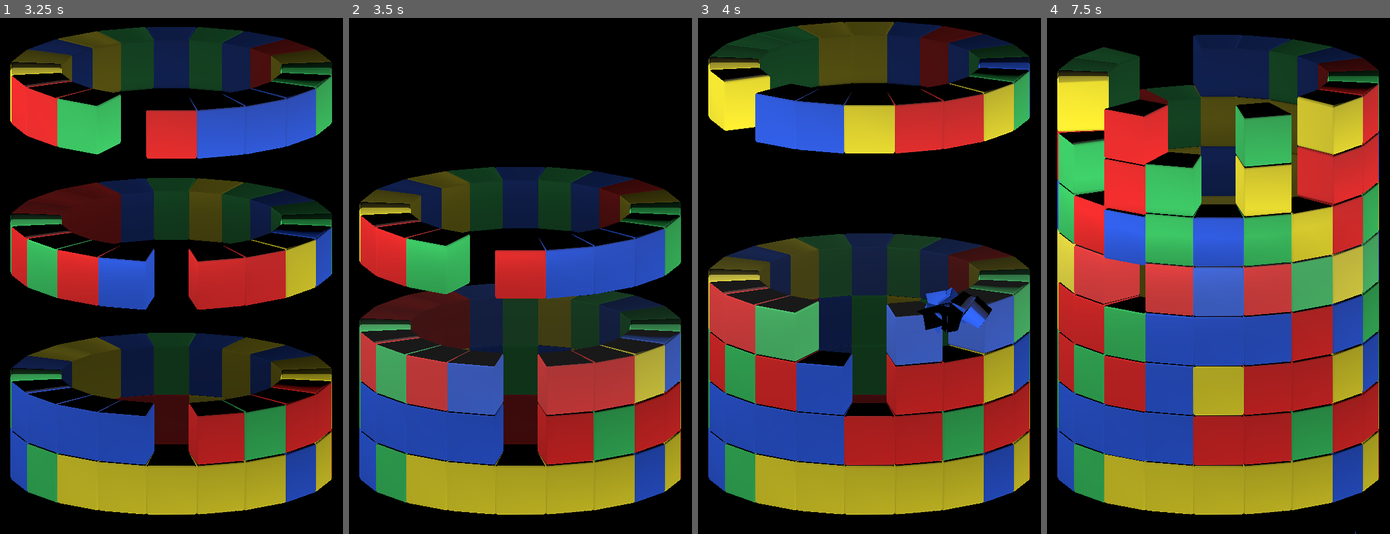
Above: before the commit, frames 1-4 (left to right).
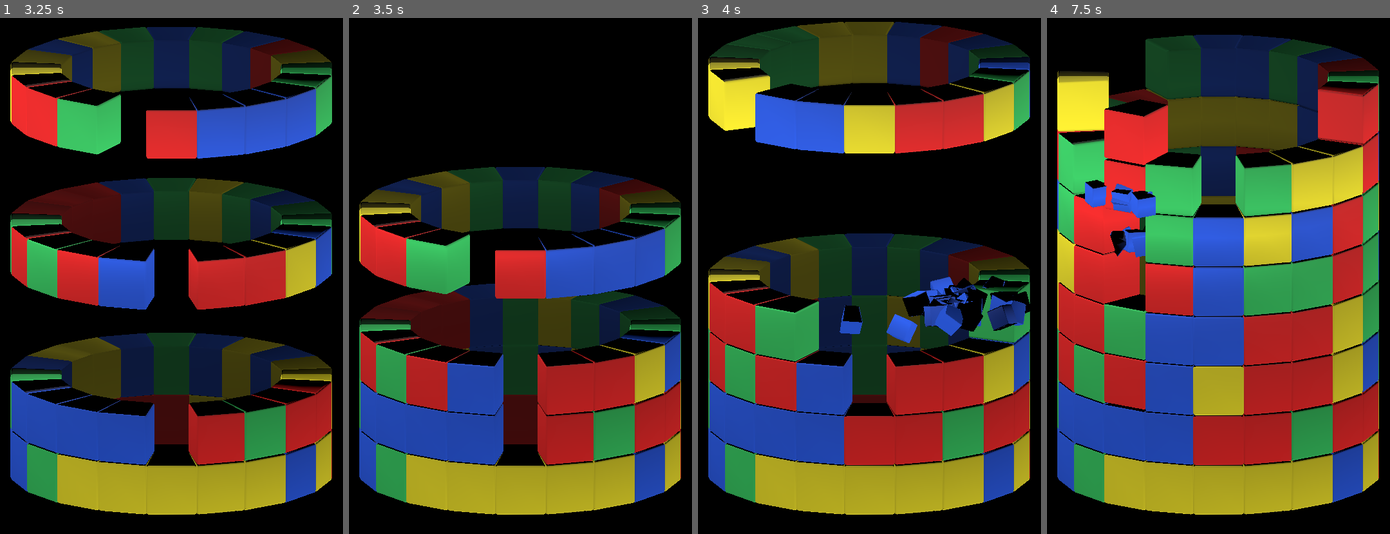
Above: after the commit, the same moments.

Repository: KasaiAi/Rotary
Game: Godot game, scene res://Scenes/level.tscn
The game is run twice, just before and just after one commit, with the same random seed, the same clock (stepped at 60 frames per second) and the same inputs.
Inputs (mouse positions are in pixels of both pictures, inside the frame that each line leads up to):
- Up to frame 1 (3.25 s): tap Enter at 0.5 s; move the mouse to (246, 250) at 0.52 s; hold Right (ui_right) 0.53-1.28 s; click (246, 250) at 0.6 s; tap Space (ui_select) at 0.77, 1.52, 2.75, 3.02 s; move the mouse to (102, 301) at 1.27 s; hold Down (ui_down) 1.28-2.03 s; click (102, 301) at 1.35 s; move the mouse to (205, 162) at 2.02 s; hold Right (ui_right) from 2.03 s (still down); click (205, 162) at 2.1 s; move the mouse to (154, 379) at 2.77 s; click (154, 379) at 2.85 s
- Up to frame 2 (3.5 s): keep holding Right (ui_right)
- Up to frame 3 (4 s): move the mouse to (972, 353) at 3.52 s; release Right (ui_right) at 3.53 s; hold Left (ui_left) from 3.53 s (still down); click (972, 353) at 3.6 s; tap Space (ui_select) at 3.77 s
- Up to frame 4 (7.5 s): move the mouse to (1115, 198) at 4.27 s; click (1115, 198) at 4.35 s; tap Space (ui_select) at 4.52, 6.02, 6.77 s; move the mouse to (1235, 276) at 5.02 s; release Left (ui_left) at 5.03 s; hold Down (ui_down) 5.03-5.78 s; click (1235, 276) at 5.1 s; move the mouse to (1167, 147) at 5.77 s; hold Right (ui_right) from 5.78 s (still down); click (1167, 147) at 5.85 s; move the mouse to (1293, 250) at 6.52 s; click (1293, 250) at 6.6 s; move the mouse to (1149, 301) at 7.27 s; click (1149, 301) at 7.35 s

Frame 1 is identical in both runs. In frame 2, 2.3% of the frame differs, in the area x 3-97%, y 60-77%; in frame 3, 6.1%; in frame 4, 21%, in the area x 3-97%, y 3-100%.

Commit message:
Contiguous cube break implemented (gave up on array; raycasts are my new best friend)

Diff:
--- a/Objects/cell.tscn
+++ b/Objects/cell.tscn
@@ -56,4 +56,20 @@
 one_shot = true
 autostart = true
 
+[node name="Above" type="RayCast3D" parent="."]
+transform = Transform3D(1, 0, 0, 0, 1, 0, 0, 0, 1, 0, 0.92, 5.25)
+target_position = Vector3(0, 1, 0)
+
+[node name="Below" type="RayCast3D" parent="."]
+transform = Transform3D(1, 0, 0, 0, 1, 0, 0, 0, 1, 0, -0.92, 5.25)
+
+[node name="Right" type="RayCast3D" parent="."]
+transform = Transform3D(1, 0, 0, 0, 1, 0, 0, 0, 1, 0.92, 0, 5.25)
+target_position = Vector3(1, 0, 0)
+
+[node name="Left" type="RayCast3D" parent="."]
+transform = Transform3D(1, 0, 0, 0, 1, 0, 0, 0, 1, -0.92, 0, 5.25)
+target_position = Vector3(-1, 0, 0)
+
+[connection signal="mouse_entered" from="." to="." method="_on_mouse_entered"]
 [connection signal="timeout" from="DropTimer" to="." method="_drop_timeout"]
--- a/Scripts/cell.gd
+++ b/Scripts/cell.gd
@@ -1,10 +1,11 @@
 extends RigidBody3D
-
-const GRAVITY = .01
-var speed = 0
 
 var cellType = randi() % 4 # Número aleatório entre 0 e 4
 var onFloor = false
+var checked = false
+
+var level # Numerical value for the cell's vertical level
+var truePosition # Adjusted array position
 
 signal falling
 signal landed
@@ -27,7 +28,6 @@
 			material.albedo_color = Color(0.83,0.78,0.1) # Yellow
 
 	Global.connect("wake_up", _wake_up)
-#	$RigidBody3D.collision_mask = grid.j #Define a camada de colisão/nível da célula de acordo com o array de peças
 
 func _drop_timeout():
 	_wake_up()
@@ -36,6 +36,12 @@
 	freeze = false
 
 #func _on_mouse_entered():
+#	if $Mesh.material_overlay:
+#		$Mesh.material_overlay = null
+#		remove_from_group("checked")
+#	else:
+#		$Mesh.material_overlay = load("res://Assets/Materials/selection_highlight.tres")
+#	neighborCheck()
 #	print("a")
 #	$Mesh.material_overlay = load("res://Assets/Materials/selection_highlight.tres")
 #
@@ -46,16 +52,33 @@
 # Flavor de destruição das peças; cria vários fragmentos que caem
 func breakup():
 	Global.emit_signal("wake_up")
-	emit_signal("clear", self)
 	var smolCell = load("res://Objects/cell bit.tscn")
 	for i in 8:
-		# Saves parent's position, applies random rotation, copies parent's color, adds minis as children of world node and deletes parent cell
+		# Copia a posição do pai, define uma rotação aleatória, copia a cor do pai, adiciona minis
+		# como filhas do nó raiz e deleta a peça original
 		var cellBit = smolCell.instantiate()
 		cellBit.transform = $Mesh.global_transform
 		cellBit.translate_object_local(Vector3(randi_range(-1, 1),1,randi_range(-1, 1)))
 		cellBit.get_node("Mesh").get_surface_override_material(0).albedo_color = $Mesh.get_surface_override_material(0).albedo_color
 		get_tree().root.get_child(0).add_child(cellBit)
 	queue_free()
+
+# Checa se as peças adjacentes são da mesma cor
+func neighborCheck():
+	probe($Above.get_collider())
+	probe($Below.get_collider())
+	probe($Right.get_collider())
+	probe($Left.get_collider())
+
+# Função assistente pra reduzir a neighborCheck()
+func probe(neighbor):
+	if neighbor != null and neighbor.name != "Floor":
+		if neighbor.is_in_group("cells") and neighbor.cellType == cellType:
+			print("Match!")
+			checked = true
+			if not neighbor.checked:
+				neighbor.neighborCheck()
+			breakup()
 
 func _physics_process(_delta):
 	if onFloor and linear_velocity.y < -2:
@@ -65,7 +88,6 @@
 	if not onFloor and $Grounded.is_colliding():
 		onFloor = true
 		emit_signal("landed", self)
-#		freeze = true
 		linear_velocity.y = 0
 	if $Grounded.get_collider() != null and $Grounded.get_collider().onFloor == false:
 		onFloor = false
--- a/Scripts/level_control.gd
+++ b/Scripts/level_control.gd
@@ -3,47 +3,47 @@
 # Grid and array variables
 @export var maxRings = 8	# Height
 @export var ringSize = 20	# Width
-var grid:Array
-var ringPosition = [Vector3(0, 0, 5.25),
- Vector3(1.62, 0, 4.99),
- Vector3(3.08, 0, 4.24),
- Vector3(4.24, 0, 3.08),
- Vector3(4.99, 0, 1.62),
- Vector3(5.25, 0, -0),
- Vector3(4.99, 0, -1.62),
- Vector3(4.24, 0, -3.08),
- Vector3(3.08, 0, -4.24),
- Vector3(1.62, 0, -4.99),
- Vector3(0, 0, -5.25),
- Vector3(-1.62, 0, -4.99),
- Vector3(-3.08, 0, -4.24),
- Vector3(-4.24, 0, -3.08),
- Vector3(-4.99, 0, -1.62),
- Vector3(-5.25, 0, 0),
- Vector3(-4.99, 0, 1.62),
- Vector3(-4.24, 0, 3.08),
- Vector3(-3.08, 0, 4.24),
- Vector3(-1.62, 0, 4.99)]
-var ringRotation = [0,
- 0.31,
- 0.63,
- 0.94,
- 1.25,
- 1.57,
- 1.88,
- 2.2,
- 2.51,
- 2.82,
- 3.14,
- -2.82,
- -2.51,
- -2.2,
- -1.88,
- -1.57,
- -1.25,
- -0.94,
- -0.63,
- -0.31]
+#var grid:Array
+#var ringPosition = [Vector3(0, 0, 5.25),
+# Vector3(1.62, 0, 4.99),
+# Vector3(3.08, 0, 4.24),
+# Vector3(4.24, 0, 3.08),
+# Vector3(4.99, 0, 1.62),
+# Vector3(5.25, 0, -0),
+# Vector3(4.99, 0, -1.62),
+# Vector3(4.24, 0, -3.08),
+# Vector3(3.08, 0, -4.24),
+# Vector3(1.62, 0, -4.99),
+# Vector3(0, 0, -5.25),
+# Vector3(-1.62, 0, -4.99),
+# Vector3(-3.08, 0, -4.24),
+# Vector3(-4.24, 0, -3.08),
+# Vector3(-4.99, 0, -1.62),
+# Vector3(-5.25, 0, 0),
+# Vector3(-4.99, 0, 1.62),
+# Vector3(-4.24, 0, 3.08),
+# Vector3(-3.08, 0, 4.24),
+# Vector3(-1.62, 0, 4.99)]
+#var ringRotation = [0,
+# 0.31,
+# 0.63,
+# 0.94,
+# 1.25,
+# 1.57,
+# 1.88,
+# 2.2,
+# 2.51,
+# 2.82,
+# 3.14,
+# -2.82,
+# -2.51,
+# -2.2,
+# -1.88,
+# -1.57,
+# -1.25,
+# -0.94,
+# -0.63,
+# -0.31]
 
 # Raycast variables
 var mousePos
@@ -56,18 +56,18 @@
 
 func _ready():
 	randomize()
-	grid = create_array()
+#	grid = create_array()
 #	print(grid)
 
 	startup(0)
 
-func create_array():
-	var array = []
-	for i in maxRings:
-		array.append([])
-		for j in ringSize:
-			array[i].append(null)
-	return array
+#func create_array():
+#	var array = []
+#	for i in maxRings:
+#		array.append([])
+#		for j in ringSize:
+#			array[i].append(null)
+#	return array
 
 func startup(initialSpawn):#initialSpawn
 	if initialSpawn > 0:
@@ -93,7 +93,6 @@
 
 		newCell.connect("landed", _on_cell_landed)
 		newCell.connect("falling", _on_cell_falling)
-		newCell.connect("clear", _on_cell_clear)
 		add_child(newCell)
 		move_spawn_point()
 
@@ -106,15 +105,14 @@
 
 func _on_cell_falling(cell):
 	cell.reparent(self)
-#	print(cell.global_position)
 
 # Set cell level according to height in world
 func _on_cell_landed(cell):
-	var level = roundi(cell.global_position.y/2) # Numerical value for the cell's vertical level
+	cell.level = roundi(cell.global_position.y/2)
 	var layer # Temp variable for the cell's ring node
 #	print("Landed! Layer ",level)
 
-	match level:
+	match cell.level:
 		8:
 			print("perigo")
 		7:
@@ -137,26 +135,32 @@
 	if layer is Object:
 		#  Change parent, keep global transform
 		cell.reparent(layer, true)
-
+		# Freeze physics to reduce jitter
+		if cell.global_position.y == cell.level*2:
+			cell.freeze = true
 		# Fix cell rotation upon reparenting
 		cell.rotation.y = snappedf(cell.rotation.y, PI/10)
-
-		if cell.global_position.y == level*2:
-			cell.freeze = true
+		# Fix coordinates for the grid array
+		cell.truePosition = roundi(cell.rotation.y/(PI/10))
+		if cell.truePosition < 0:
+			cell.truePosition += 20
+
+#		print(cell.level,", ",cell.truePosition)
 
 		# Append cell to array
-#		grid[level][ringPosition.find(newPos)] = cell
+#		grid[cell.level][cell.truePosition] = cell.cellType
 
 #		print(grid[0])
 #		print(grid[1])
 #		print()
 
-func _on_cell_clear(cell):
-	var level = roundi(cell.global_position.y/2)
-	grid[level].erase(cell)
-	print(grid[0])
-	print(grid[1])
-	print()
+#func _on_cell_clear(cell):
+#	cell.level = roundi(cell.global_position.y/2)
+#	cell.truePosition = roundi(cell.rotation.y/(PI/10))
+#	grid[cell.level][cell.truePosition] = null
+#	print(grid[0])
+#	print(grid[1])
+#	print()
 
 #func _process(_delta):
 #	mousePos = get_viewport().get_mouse_position()
@@ -174,7 +178,8 @@
 		move_spawn_point()
 	if Input.is_action_just_released("click"):
 		if object != null and object.is_in_group("cells"):
-			object.breakup()
+#			object.breakup()
+			object.neighborCheck()
 #		spawn_cell()
 
 # Raycaster
@@ -236,14 +241,12 @@
 #Peças visíveis no topo antes de cair (timer local)		OK!
 #Peças mais de cima não estão caindo					OK!
 
-#Adicionar peças criadas num array
+#Destruição de peças iguais adjacentes					OK!
+#Adicionar peças criadas num array						FDS EU VENCI AHAHAHAHAH
+#Atualizar o grid após alteração das peças				NUNCAAA AAHAHAHA
 #Mudar método da rotação pra colidir com os cubos
-#Destruição de peças iguais adjacentes
-#Atualizar o grid após movimentação, quebra e queda das peças
-#Peças às vezes caem dentro de outras
-#	- Checar espaços adjacentes e ocupar o que estiver vazio
-
-#Máquina de estados pros cubos ou anéis...
+#Consertar peças caindo dentro de outras
+#Criar condição pra não destruir depois de arrastar
 
 #Melhorar as cores
 #Tentar embaralhar mais as peças?
--- a/Scripts/ring.gd
+++ b/Scripts/ring.gd
@@ -13,19 +13,21 @@
 func _process(_delta):
 	# Highlights selected ring (CHANGE TRIGGER TO CELL AND HIGHLIGHT ADJACENT SAME-COLOR CELLS)
 	if selected:
-		for i in get_children():
-			if i.is_in_group("cells") and not i.get_node("Mesh").material_overlay:
-				i.get_node("Mesh").material_overlay = load("res://Assets/Materials/selection_highlight.tres")
+#		for i in get_children():
+#			if i.is_in_group("cells") and not i.get_node("Mesh").material_overlay:
+#				i.get_node("Mesh").material_overlay = load("res://Assets/Materials/selection_highlight.tres")
 
 		if Input.is_action_just_pressed("click"):
 			dragging = true
-	else:
-		for i in get_children():
-			if i.is_in_group("cells") and i.get_node("Mesh").material_overlay:
-				i.get_node("Mesh").material_overlay = null
+#	else:
+#		for i in get_children():
+#			if i.is_in_group("cells") and i.get_node("Mesh").material_overlay:
+#				i.get_node("Mesh").material_overlay = null
 
 	if Input.is_action_just_released("click"):
 		dragging = false
+#		rotation.y = 0
+
 		# Frees frozen cells
 		Global.emit_signal("wake_up")
 #		todo: reassign array positions
